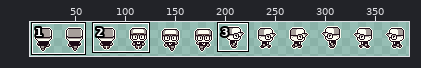
File history of a sprite sheet, Assets/Animation/Player_Walking_Animation/PunkKid_WalkingAnimation.png. Above: a wide view before the commit, with the close-up outlined.
Close-up. Old version:
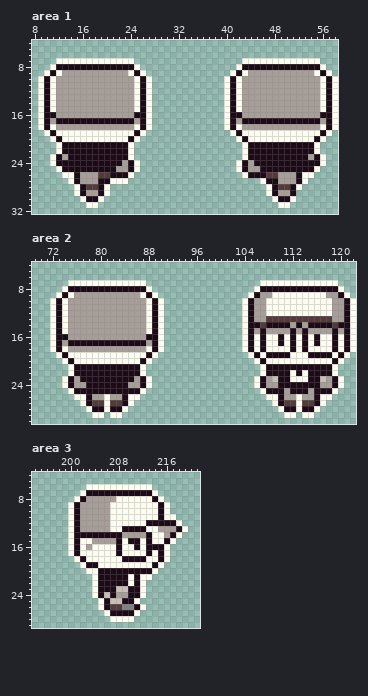
The file is 399x41 pixels. Shown: area 1: x 8..58, y 4..32; area 2: x 69..122, y 4..30; area 3: x 194..221, y 4..29. The wide view leaves out empty margins. The commit also changed other parts of the picture, which this record leaves out.
The result:
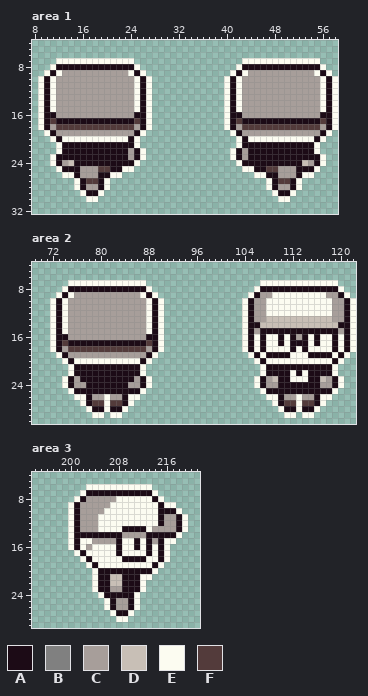
Palette (. is transparent): A #1c0b16  B #808080  C #a79e9a  D #c8bfb6  E #fcfcf1  F #533b3b
Diff:
--- area 1
@@ x 8..58 @@
 16 .EAACCCCCCCCCCCCCAAE............EAACCCCCCCCCCCCCAAE
-17 .EACAAAAAAAAAAAAACAE............EACAAAAAAAAAAAAACAE
-18 .EAECCCCCCCCCCCCCEAE............EAECCCCCCCCCCCCCEAE
-19 ..EAEEEEEEEEEEEEEAE..............EAEEEEEEEEEEEEEAE.
+17 .EAFAAAAAAAAAAAAAFAE............EAFAAAAAAAAAAAAAFAE
+18 .EACFFFFFFFFFFFFFCAE............EACFFFFFFFFFFFFFCAE
+19 ..EACCCCCCCCCCCCCAE..............EACCCCCCCCCCCCCAE.
 20 ...EAEEEEEEEEEEEAE................EAEEEEEEEEEEEAE..
-21 ....EAAAAAAAAAAAE..................EAAAAAAAAAAAE...
-22 ....EAAAAAAAAAAAE..................EAAAAAAAAAAAE...
-23 ...EACAAAAAAAAAAE..................EAAAAAAAAAACAE..
-24 ...EAAAAAAAAAAACAE................EACAAAAAAAAAAAE..
-25 ....EAAAAAAAAACCAE................EACCAAAAAAAAAE...
-26 .....EEACCCFFAAAE..................EAAAFFCCCAEE....
-27 ......EACCCAAEEE......................EAACCCAE.....
-28 .......EAFFAE..........................EAFFAE......
-29 .......EACCAE..........................EACCA.......
-30 ........EAAE............................EAAE.......
-31 .........EE..............................EE........
+21 ....EAAAAAAAAAAAAE................EAAAAAAAAAAAAE...
+22 ....EAAAAAAAAAAACAE..............EACAAAAAAAAAAAE...
+23 ...EAAAAAAAAAAAACAE..............EACAAAAAAAAAAAAE..
+24 ...EACDAAAAAAAAAAE................EAAAAAAAAAADCAE..
+25 ....EAAACCCFFAAEE..................EEAAFFCCCAAAE...
+26 .....EEACCCAAEE......................EEAACCCAEE....
+27 .......EAFFAE..........................EAFFAE......
+28 .......EACCAE..........................EACCAE......
+29 ........EAAE............................EAAE.......
+30 .........EE..............................EE........
+31 ...................................................
 32 ...................................................
--- area 2
@@ x 69..122 @@
 12 ...EAECCCCCCCCCCCCCEAE.............EACCEEEEEEEEEEECCAE
-13 ...EAECCCCCCCCCCCCCEAE.............EACCFFFFFFFFFFFCCAE
-14 ...EAECCCCCCCCCCCCCEAE.............EAAFAAAACACAAAAFAAE
-15 ...EAECCCCCCCCCCCCCEAE.............EACACCCCACACCCCACAE
-16 ...EAACCCCCCCCCCCCCAAE.............EAEAEEAEAEAEAEEAEAE
-17 ...EACAAAAAAAAAAAAACAE.............EAEAEEAEAEAEAEEAEAE
-18 ...EAECCCCCCCCCCCCCEAE.............EAEAEEEEAEAEEEEAEAE
-19 ....EAEEEEEEEEEEEEEAE...............EAEAAAAEEEAAAAEAE.
+13 ...EAECCCCCCCCCCCCCEAE.............EACCDDDDDDDDDDDCCAE
+14 ...EAECCCCCCCCCCCCCEAE.............EAADDDDDDDDDDDDDAAE
+15 ...EAECCCCCCCCCCCCCEAE.............EACAAAAAAAAAAAAACAE
+16 ...EAACCCCCCCCCCCCCAAE.............EAEAEEAEACAEAEEAEAE
+17 ...EAFAAAAAAAAAAAAAFAE.............EAEAEEAEAAAEAEEAEAE
+18 ...EACFFFFFFFFFFFFFCAE.............EAEAEEEEAEAEEEEAEAE
+19 ....EACCCCCCCCCCCCCAE...............EAEAAAAEEEAAAAEAE.
 20 .....EAEEEEEEEEEEEAE.................EAEEEEEEEEEEEAE..
@@ x 109..117 @@
 24 CAAAAAAAC
-25 AACAAACAA
+25 AAAAAAAAA
 26 EACCECCAE
--- area 3
@@ x 194..221 @@
  8 .......EACCCCCEEEEEEAE......
- 9 ......EACCCCCEEEEEEEEAE.....
-10 ......EACCCCCEEEEEEEEAE.....
-11 ......EACCCCCEEEEEEEEAEE....
-12 ......EACCCCCEEEEEEAAAAAE...
-13 ......EACCCCCEEAAAAEECCCAE..
-14 ......EAAAAAAAACCCCAEECAE...
-15 ......EAEECCCCAEAAEAEEAE....
-16 ......EAECEEEEAEEAEAAAE.....
-17 ......EAEEEEEEAEEEEAEAE.....
-18 .......EAEEEEEEAAAAEEAE.....
-19 ........EAAEEEEEEEEEAE......
-20 .........EEAAAAAAAAAE.......
-21 ..........EAAAAAEAEE........
-22 ..........EAAAAAEAE.........
-23 ..........EAAADDAAE.........
-24 ..........EADACCAAE.........
-25 ...........EADDAAE..........
-26 ...........EAFFBBAE.........
-27 ............EAAAAE..........
-28 .............EEEE...........
+ 9 ......EACCCCCEEEEEEEEAEE....
+10 ......EACCCCEEEEEEEEEAAAE...
+11 ......EACCCEEEEEEEEEEACCAE..
+12 ......EACCCEEEEEEEEEEACCAE..
+13 ......EACCCEEEEAAAAECCCCAE..
+14 ......EAAAAAAAACCCCAAAAAE...
+15 ......EAEECCCCAEEAEACAEE....
+16 ......EAECEEEEAEEAEAEAE.....
+17 .......EAEEEEEAEEEEAEAE.....
+18 ........EAEEEEEAAAAEEAE.....
+19 .........EAEEEEEEEEEAE......
+20 ..........EAAAAAAAAAE.......
+21 ..........EAADDAAAEE........
+22 ..........EAADDAAAE.........
+23 ..........EAACCAAAE.........
+24 ...........EAAAAAE..........
+25 ............EACCAE..........
+26 ............EACCAE..........
+27 .............EAAE...........
+28 ..............EE............
 29 ............................
